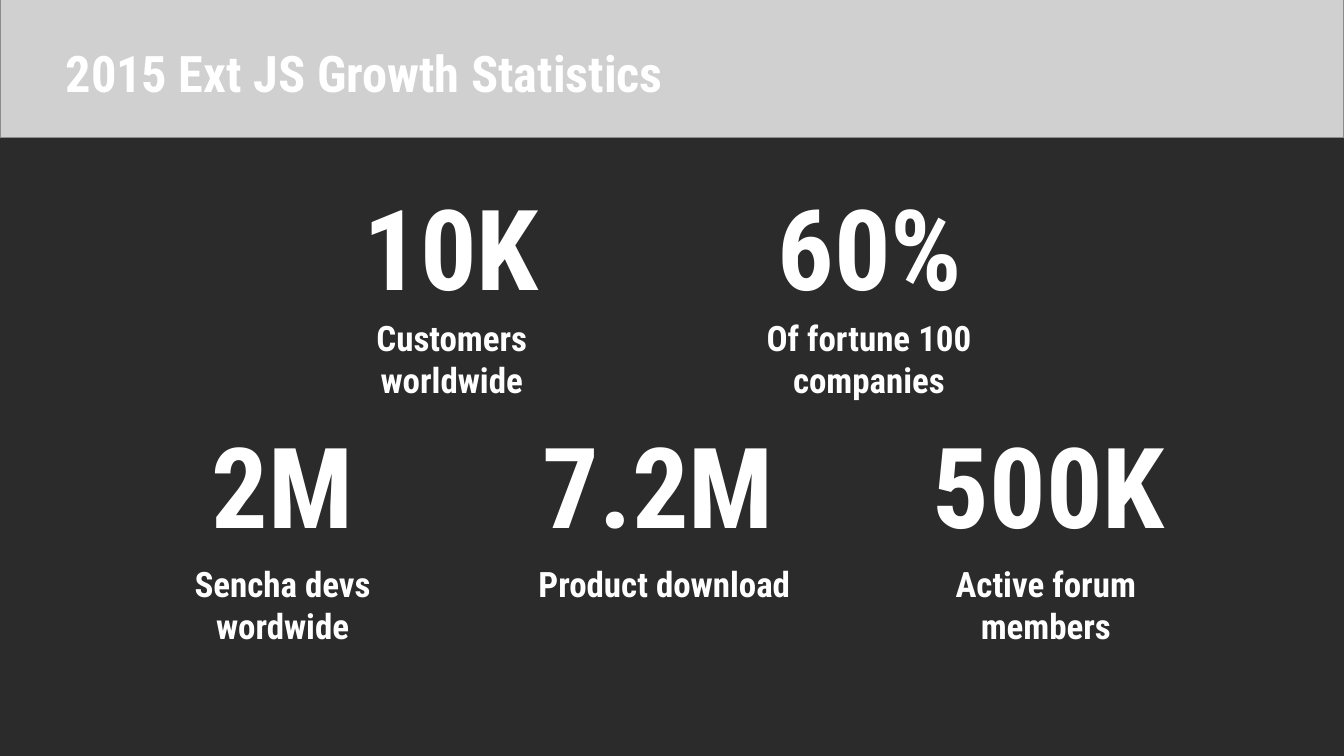
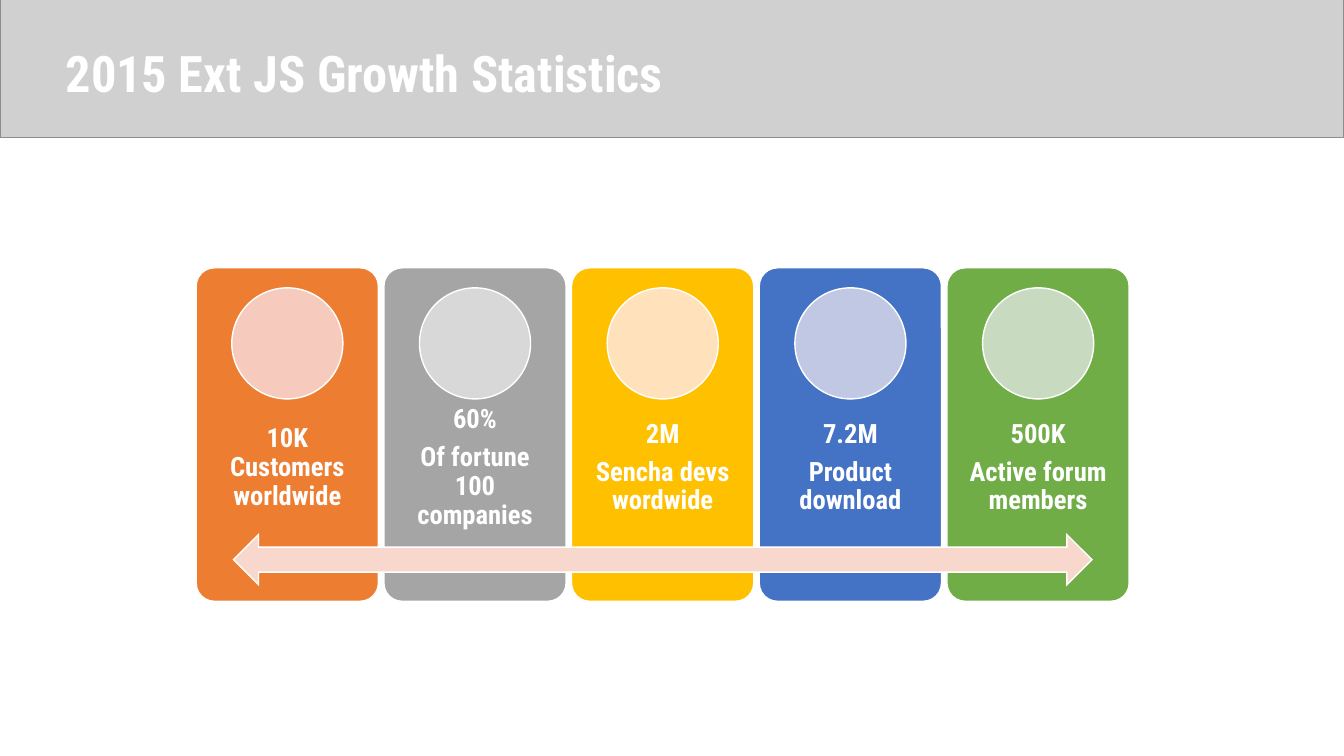
Before and after one commit to cminhho/ExtJS-Presentation, a slide deck: slide 3 of Introduction to Ext JS.pptx (slide 6 before the commit). Drawn at 1344x756 pixels with LibreOffice and Linux fonts; fonts in the diff are those of the drawing; grey boxes stand for pictures; background and template pictures are left out; a plain dark background stands for a picture behind light text. Boxes give left, top, right and bottom in pixels: in the first picture for what was removed or moved away, otherwise in the second. Text is boxed around its words. In the diff, an @@ line names an element or a change of style, - is before the commit and + after.

```diff
--- a/Introduction to Ext JS.pptx
+++ b/Introduction to Ext JS.pptx
@@ background picture (left out) to #FFFFFF @@
@@ text "Of fortune 100 companies" rewrapped from (x1=767, y1=324, x2=971, y2=400) to (x1=777, y1=319, x2=981, y2=402) @@
@@ text "2M" moved from (x1=195, y1=570, x2=370, y2=640) to (x1=596, y1=424, x2=730, y2=510) @@
@@ vertical alignment top to middle in 3 elements at (x1=970, y1=424, x2=1106, y2=510), (x1=596, y1=424, x2=730, y2=510), (x1=799, y1=424, x2=901, y2=510) @@
@@ text "7.2M" moved from (x1=543, y1=447, x2=774, y2=529) to (x1=799, y1=424, x2=901, y2=510) @@
@@ text "500K" moved from (x1=956, y1=570, x2=1136, y2=640) to (x1=970, y1=424, x2=1106, y2=510) @@
@@ text at (x1=646, y1=424, x2=680, y2=443): paragraph added @@
+2M
@@ text at (x1=823, y1=424, x2=878, y2=443): size 80 to 19 pt in "7.2M"; line spacing 1 to 0.9; more space between paragraphs @@
@@ text removed at (x1=933, y1=447, x2=1165, y2=529) @@
-500K
@@ text at (x1=1011, y1=424, x2=1066, y2=444): paragraph added @@
+500K
@@ text at (x1=596, y1=461, x2=730, y2=510): size 25 to 19 pt; line spacing 1 to 0.9; more space between paragraphs @@
@@ text at (x1=799, y1=461, x2=901, y2=510): paragraph added @@
+Product download
@@ text at (x1=970, y1=461, x2=1106, y2=510): size 25 to 19 pt in "Active forum members"; line spacing 1 to 0.9; more space between paragraphs @@
@@ group added at (x1=197, y1=268, x2=1129, y2=602): 5 rounded rectangles, 5 ellipses, 2 texts, 1 left right arrow @@
+10K
+Customers worldwide
+60%
+Of fortune 100 companies
@@ text removed at (x1=538, y1=570, x2=790, y2=598) @@
-Product download
```
Also in this commit, not shown: 5 other slides changed, 10 slides added, 8 slides removed, 2 other files.
